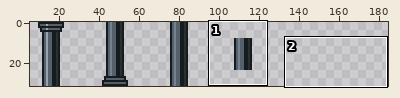
Pixel-art file -- SkeletonSlayerUnity/Assets/ASSETS_ROOT/tilesets/dungeon/tile_pillar_small.aseprite. The picture above shows the old version from afar; the outline marks the close-up.
Close-up. Earlier state:
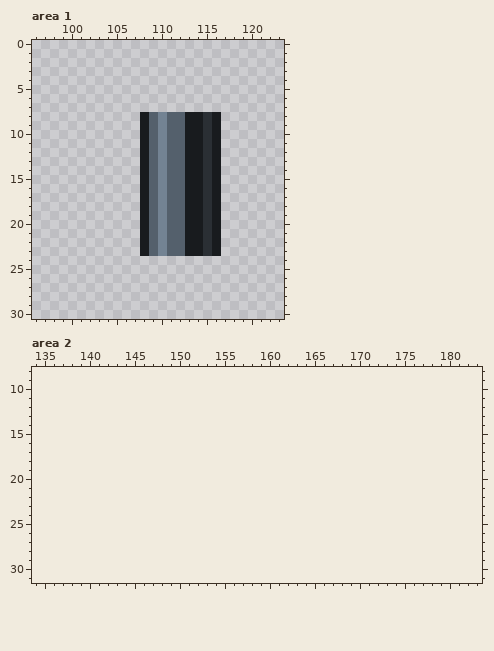
128x32 pixels, 1 frame. Shown: area 1: x 96..123, y 0..30; area 2: x 134..183, y 8..31. The old version is drawn lined up with the new one, on the new canvas. The wide view leaves out empty margins.
New version:
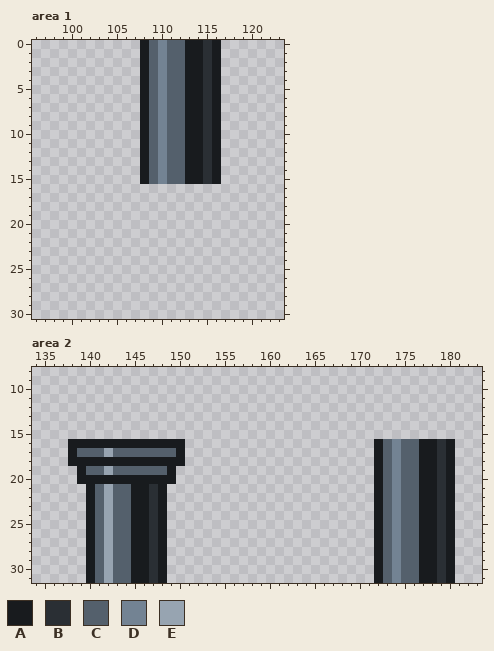
Palette (. is transparent): A #181b1e  B #2a2f34  C #54606c  D #738393  E #97a4b1
Diff:
canvas 128x32 -> 192x32
Changed rows in their new state; - is an unchanged pixel.
Area 1:
first column x 108:
 0 ACDCCAABA
 1 ACDCCAABA
 2 ACDCCAABA
 3 ACDCCAABA
 4 ACDCCAABA
 5 ACDCCAABA
 6 ACDCCAABA
 7 ACDCCAABA
first column x 108:
16 .........
17 .........
18 .........
19 .........
20 .........
21 .........
22 .........
23 .........
Area 2:
first column x 138:
16 AAAAAAAAAAAAA---------------------ACDCCAABA
17 ACCCECCCCCCCA---------------------ACDCCAABA
18 AAAAAAAAAAAAA---------------------ACDCCAABA
19 -ACCECCCCCCA----------------------ACDCCAABA
20 -AAAAAAAAAAA----------------------ACDCCAABA
21 --ACECCAABA-----------------------ACDCCAABA
22 --ACECCAABA-----------------------ACDCCAABA
23 --ACECCAABA-----------------------ACDCCAABA
24 --ACECCAABA-----------------------ACDCCAABA
25 --ACECCAABA-----------------------ACDCCAABA
26 --ACECCAABA-----------------------ACDCCAABA
27 --ACECCAABA-----------------------ACDCCAABA
28 --ACECCAABA-----------------------ACDCCAABA
29 --ACECCAABA-----------------------ACDCCAABA
30 --ACECCAABA-----------------------ACDCCAABA
31 --ACECCAABA-----------------------ACDCCAABA
Changed places in both close-ups, as pixel boxes (x1, y1, x2, y2):
added: (140, 40, 221, 112)
erased: (140, 184, 221, 256)
added: (68, 439, 185, 583)
added: (374, 439, 455, 583)
